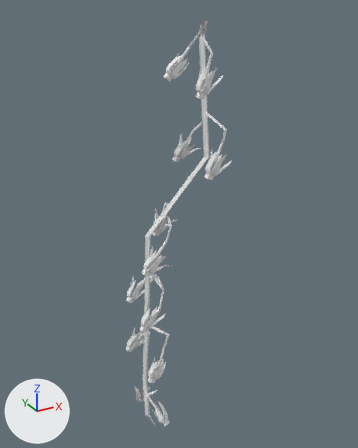
A saved change to the OBJ model meshes/env/plants/v3_rachis0.obj.
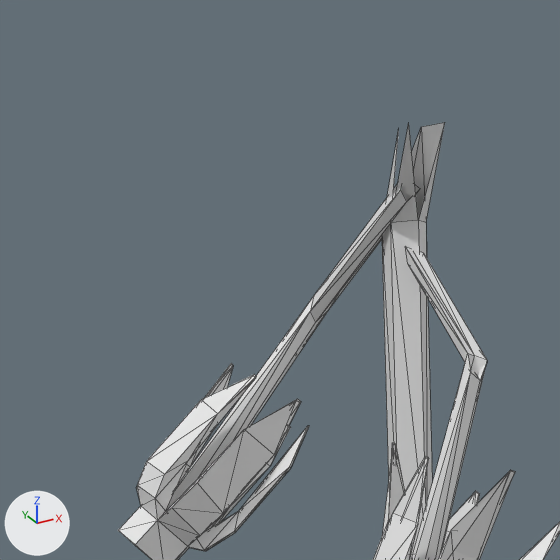
Each version is shown whole from a camera (50 mm lens) standing at (-0.059, -0.2608, 0.0928) and looking at (0.082, -0.0044, -0.0353), then close up on the part from 41% to 62% of the width and 1% to 18% of the height. Every picture has the same lights, and +X, +Y and +Z are marked at lower left. The last two pictures show the newer version. The close-ups show mesh edges as thin lines. Where no turn or scale is listed for an object, it has been applied to the vertices. Vertices at exactly the same position are counted once.

In view in the first close-up: 'v3_rachis0'.
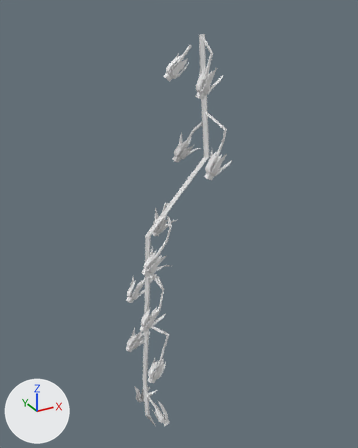
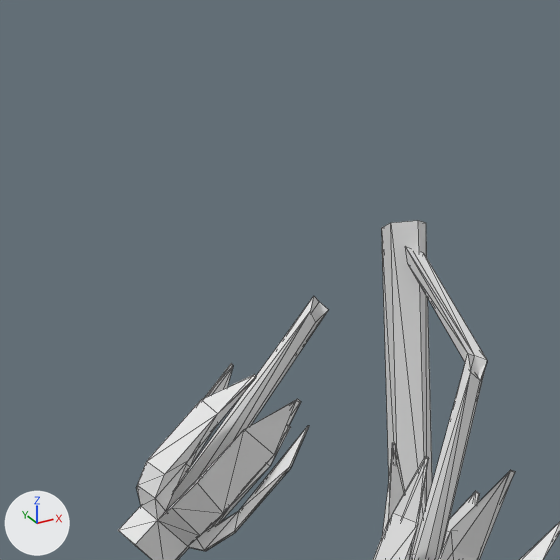
Pixel boxes [x1, y1, x2, y2] of what changed, in the close-ups (560 x 560 px):
'v3_rachis0', reshaped: before [118, 122, 560, 560]; after [118, 220, 560, 560]
part 1 of me_v3_rachis0, deleted: before [310, 122, 445, 322]

Diff of the bpy script that builds the scene:
```diff
--- a/meshes/env/plants/v3_rachis0.obj.py
+++ b/meshes/env/plants/v3_rachis0.obj.py
@@ me_v3_rachis0 @@
 # used by ob_v3_rachis0; location = (0.0, 0.0, 0.0)
 # verts and faces of me_v3_rachis0; kept vertices keep their numbers, new ones are numbered from 1241
 # before: 0 (0.096, -0.002, 0.078), 3 (0.096, -0.008, 0.085) at pixel (421, 126), 4 (0.098, -0.005, 0.078) at pixel (426, 222), 5 (0.098, -0.003, 0.078), 6 (0.096, -0.011, 0.086) at pixel (444, 122)
 # before: 7 (0.097, -0.007, 0.079) at pixel (418, 220), 10 (0.095, -0.005, 0.078) at pixel (390, 222), 52 (0.097, 0.007, 0.071) at pixel (328, 309), 53 (0.095, 0.007, 0.07) at pixel (315, 322), 126 (0.096, 0.007, 0.072) at pixel (313, 295)
 # before: 127 (0.096, 0.008, 0.072), 128 (0.095, 0.007, 0.071) at pixel (310, 311), 129 (0.096, -0.006, 0.081), 130 (0.095, -0.008, 0.08) at pixel (406, 201), 131 (0.095, -0.008, 0.081) at pixel (400, 189)
 # before: 132 (0.097, -0.007, 0.081) at pixel (420, 188), 133 (0.095, -0.007, 0.082), 1202 (0.093, -0.011, 0.086) at pixel (408, 122), 1203 (0.094, -0.008, 0.085)
-me_v3_rachis0.from_pydata(...)  # 1241 vertices, 2381 faces; spans x 0.045..0.102, y -0.034..0.015, z -0.195..0.086
+me_v3_rachis0.from_pydata(...)  # 1232 vertices, 2365 faces; spans x 0.045..0.102, y -0.034..0.015, z -0.195..0.079
+# me_v3_rachis0 part 1
+delete_vertices([3, 6, *range(129, 134), 1202, 1203])  # with the faces that use them
```
